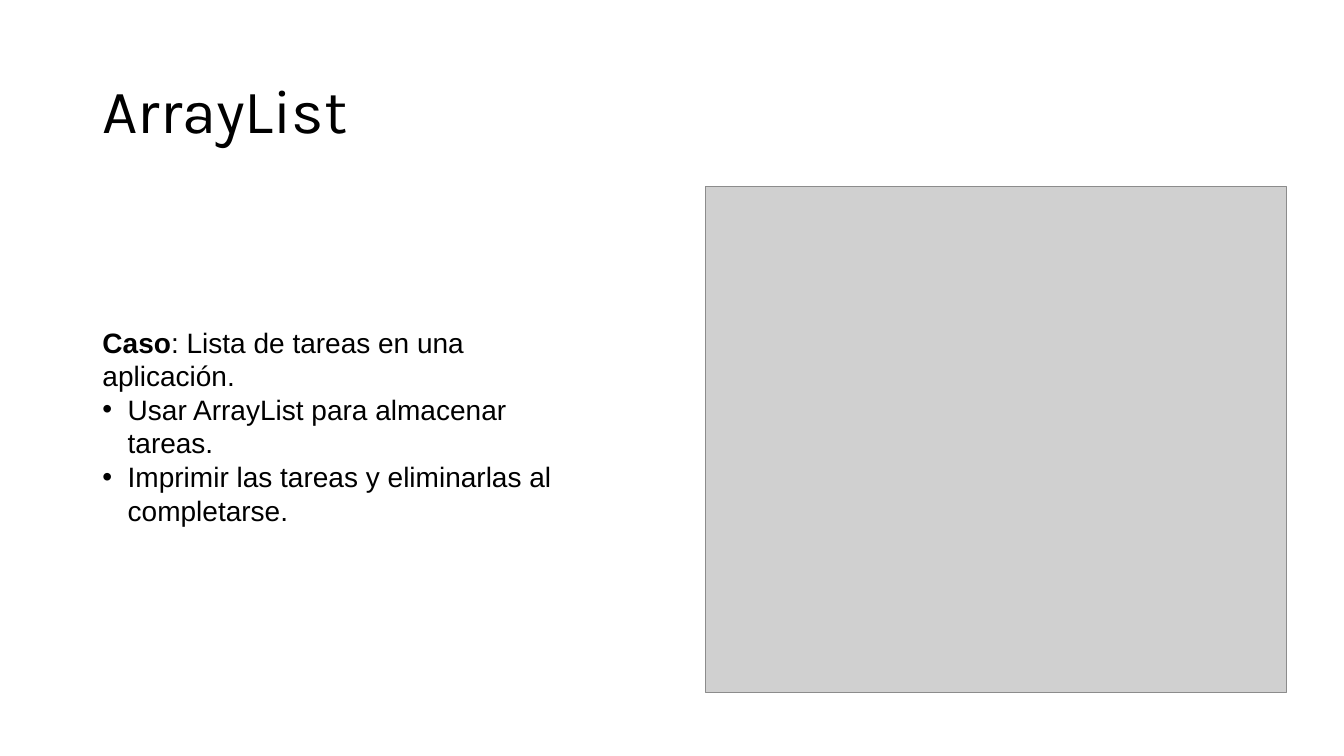
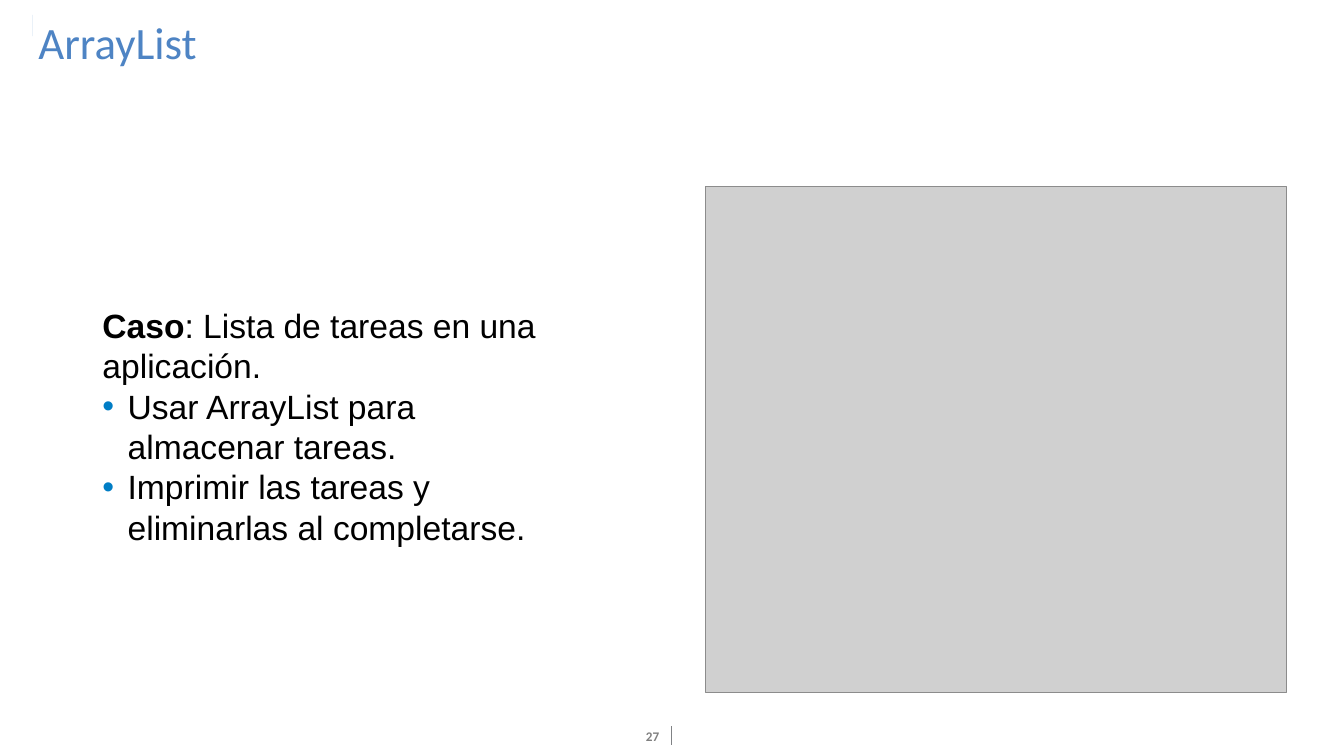
Before and after one commit to PelaezFrancisco/Presentacion_Java, a slide deck: slide 27 of Digital_Essentials-Java.pptx (slide 20 before the commit). Drawn at 1344x756 pixels with LibreOffice and Linux fonts; fonts in the diff are those of the drawing; grey boxes stand for pictures; background and template pictures are left out. Boxes give left, top, right and bottom in pixels: in the first picture for what was removed or moved away, otherwise in the second. Text is boxed around its words. In the diff, an @@ line names an element or a change of style, - is before the commit and + after.

```diff
--- a/Digital_Essentials-Java.pptx
+++ b/Digital_Essentials-Java.pptx
@@ rectangle added at <box>1,9,32,68</box>, fill #FFFFFF @@
@@ rectangle added at <box>10,15,32,36</box>, fill #4E84C4 @@
@@ title "ArrayList": place and size @@
-title "ArrayList" at <box>102,90,347,148</box>
+title "ArrayList" at <box>38,28,196,66</box>
@@ title "ArrayList" at <box>38,28,196,66</box>: size 44 to 32 pt, font Karla to Calibri, text colour #000000 to #4E84C4; vertical alignment middle to top @@
@@ text "Caso: Lista de tareas en ...": place and size @@
-text "Caso: Lista de tareas en ..." at <box>102,332,551,526</box>
+text "Caso: Lista de tareas en ..." at <box>102,313,536,547</box>
@@ text "Caso: Lista de tareas en ..." at <box>102,313,536,547</box>: size 20 to 24 pt @@
@@ page number added at <box>646,732,659,741</box>, 9.3 pt, text #808080, bold @@
+27
@@ line added from (671, 727) to (671, 745), #808285 0.5 pt @@
```
Also in this commit, not shown: 34 other slides changed, 9 slides added.
